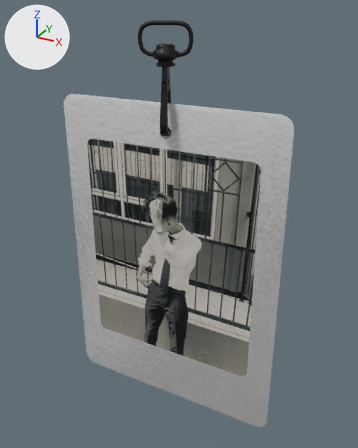
The glTF model public/assets/lanyard/card.glb: old version first, new version second.
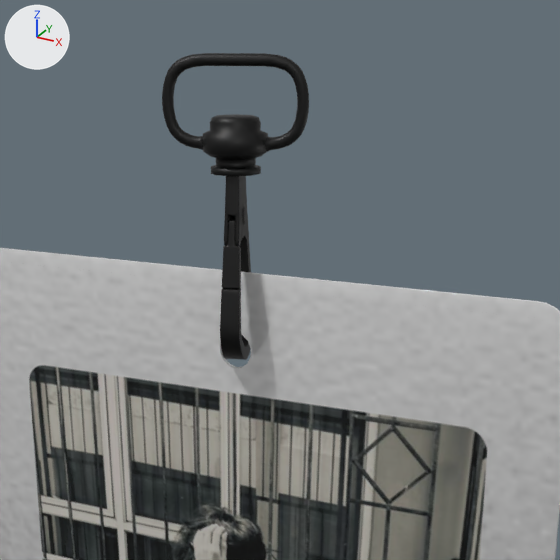
There are two pictures of each version: one whole from a 50 mm lens placed at (0.513, -1.615, 1.231), pointed at (-0.151, -0.408, 0.627), one close up on the part from 21% to 81% of the width and 0% to 47% of the height. Lighting does not change. The marker at upper left points along +X, +Y and +Z. The first two pictures are the older version. Where no turn or scale is listed for an object, it has been applied to the vertices.

Objects in the first close-up: 'card', 'clamp', 'clip'.
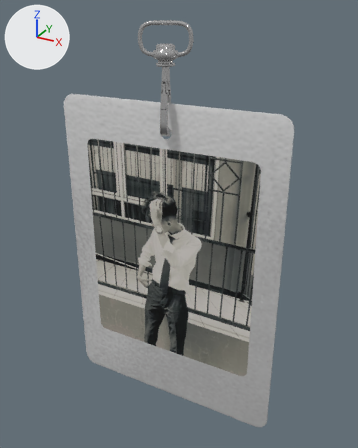
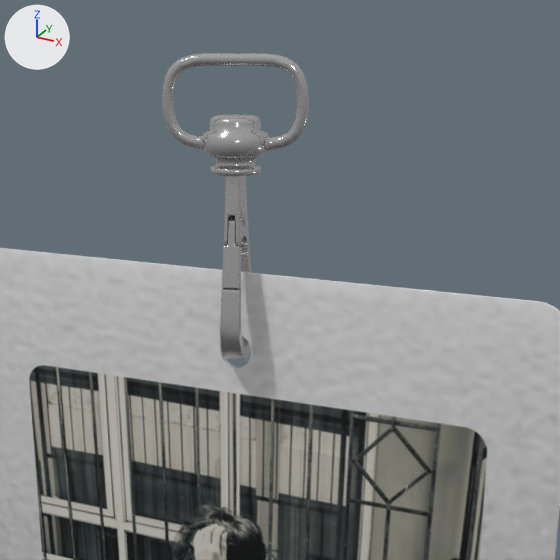
Location of each change, [x1, y1, x2, y2] in pixels of the close-ups (560 x 560 px):
'clip', recoloured, surface changed (dark grey to light grey)
    both: [162, 53, 309, 176]
'clamp', recoloured, surface changed (dark grey to light grey)
    both: [220, 176, 251, 360]

The change in detail:
Material 'metal' (mat_metal) changes colour from dark grey #363636 to light grey #cecece; in linear values from (0.0364, 0.0364, 0.0364) to (0.617, 0.617, 0.617).
In material 'metal' (mat_metal), roughness goes from 0.5 to 0.13.
